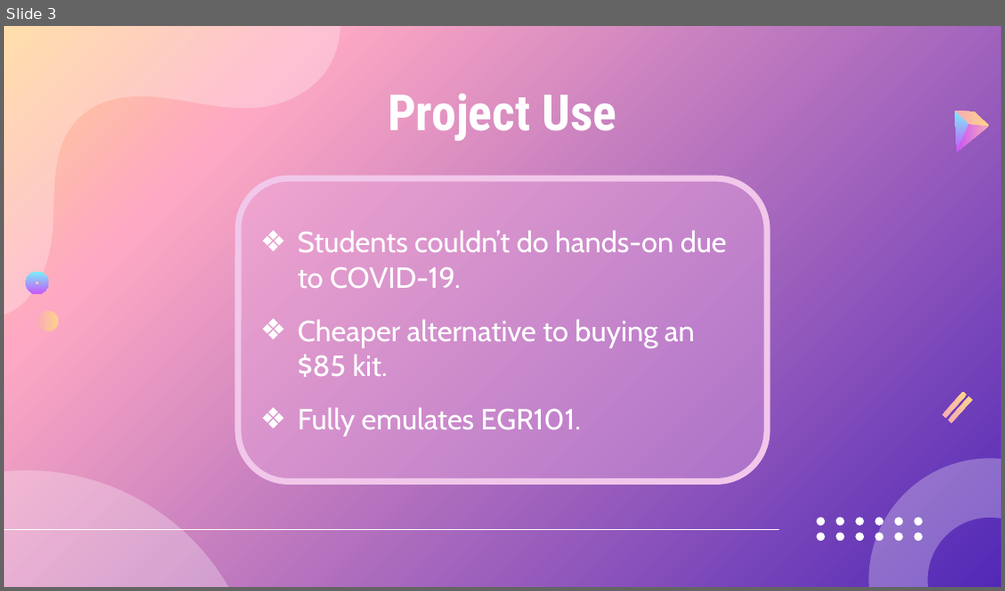
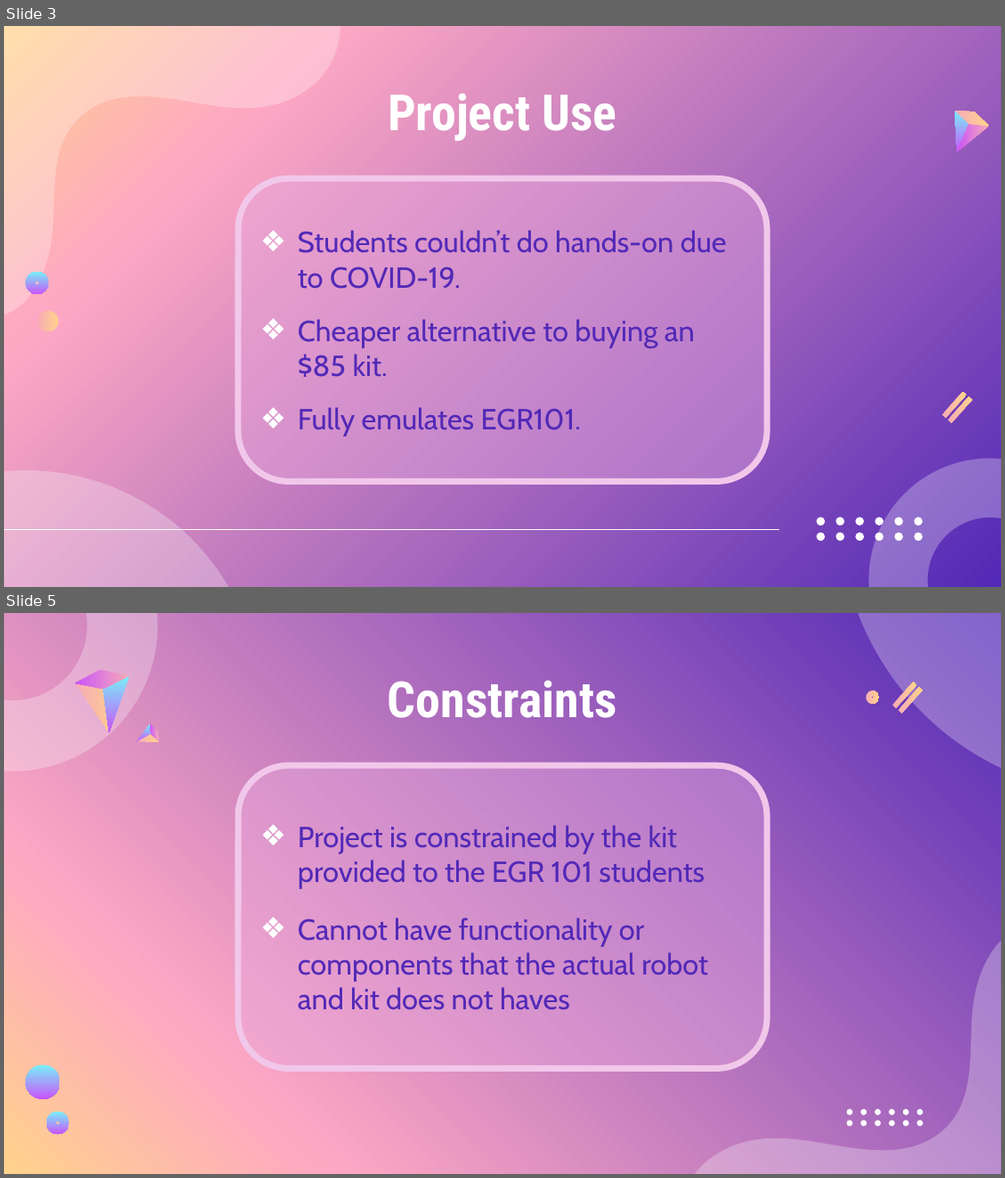
Before and after one commit to DanielKhali1/EGR101-Sim, a slide deck: Documentation/sprint5demo.pptx. Shown one above the other, each under a label of ours: slide 3 before the commit, slides 3 and 5 after it; the slides between them are not shown. The pictures are 1005x591 and 1005x1178 pixels, drawn with LibreOffice and Linux fonts; fonts in the diff are those of the drawing. Boxes give left, top, right and bottom in pixels: in the first picture for what was removed or moved away, otherwise in the second. Text is boxed around its words. In the diff, an @@ line names an element or a change of style, - is before the commit and + after.

```diff
--- a/Documentation/sprint5demo.pptx
+++ b/Documentation/sprint5demo.pptx
@@ slide 5 added at (4,613,1001,1174), background gradient #5229B7 to #FEA8C3 to #FFD38B @@
@@ freeform shape added at (4,613,158,771), fill #FFFFFF at 28% opacity @@
@@ freeform shape added at (799,613,1001,792), fill #FFFFFF at 28% opacity @@
@@ freeform shape added at (75,659,129,699), fill gradient #F7ABB7 to #C954FA @@
@@ freeform shape added at (75,673,122,735), fill gradient #F7ABB7 to #FFD38B @@
@@ freeform shape added at (89,675,148,733), fill gradient #78F0F9 to #C954FA @@
@@ text added at (388,681,617,718), 48 pt, text #FFFFFF, bold @@
+Constraints
@@ freeform shape added at (866,690,879,705), fill gradient #F7ABB7 to #FFD38B @@
@@ freeform shape added at (892,682,916,708), fill gradient #F7ABB7 to #FFD38B @@
@@ freeform shape added at (898,687,922,714), fill gradient #F7ABB7 to #FFD38B @@
@@ freeform shape added at (138,723,152,742), fill gradient #78F0F9 to #C954FA @@
@@ freeform shape added at (138,734,159,742), fill gradient #F7ABB7 to #FFD38B @@
@@ freeform shape added at (150,723,159,742), fill gradient #F7ABB7 to #C954FA @@
@@ rounded rectangle added at (238,765,767,1069), fill #E9ABE0 at 40% opacity, outline #F1C7EA 6 pt, 28 pt, text #5229B7 @@
+❖ Project is constrained by the kit provided to the EGR 101 students
+❖ Cannot have functionality or components that the actual robot and kit does not haves
@@ freeform shape added at (678,927,1001,1174), fill #FFFFFF at 28% opacity @@
@@ freeform shape added at (25,1064,60,1099), fill gradient #78F0F9 to #C954FA @@
@@ freeform shape added at (47,1111,69,1134), fill gradient #78F0F9 to #C954FA @@
@@ group added at (847,1107,923,1127): 12 freeform shapes @@
@@ slide 3 changed as well @@
@@ rounded rectangle "Students couldn’t do hands-on due ..." at (238,178,767,482): text colour #FFFFFF to #5229B7 @@
```
Also in this commit, not shown: 2 other slides changed, 8 other slides added, 1 slide removed.
